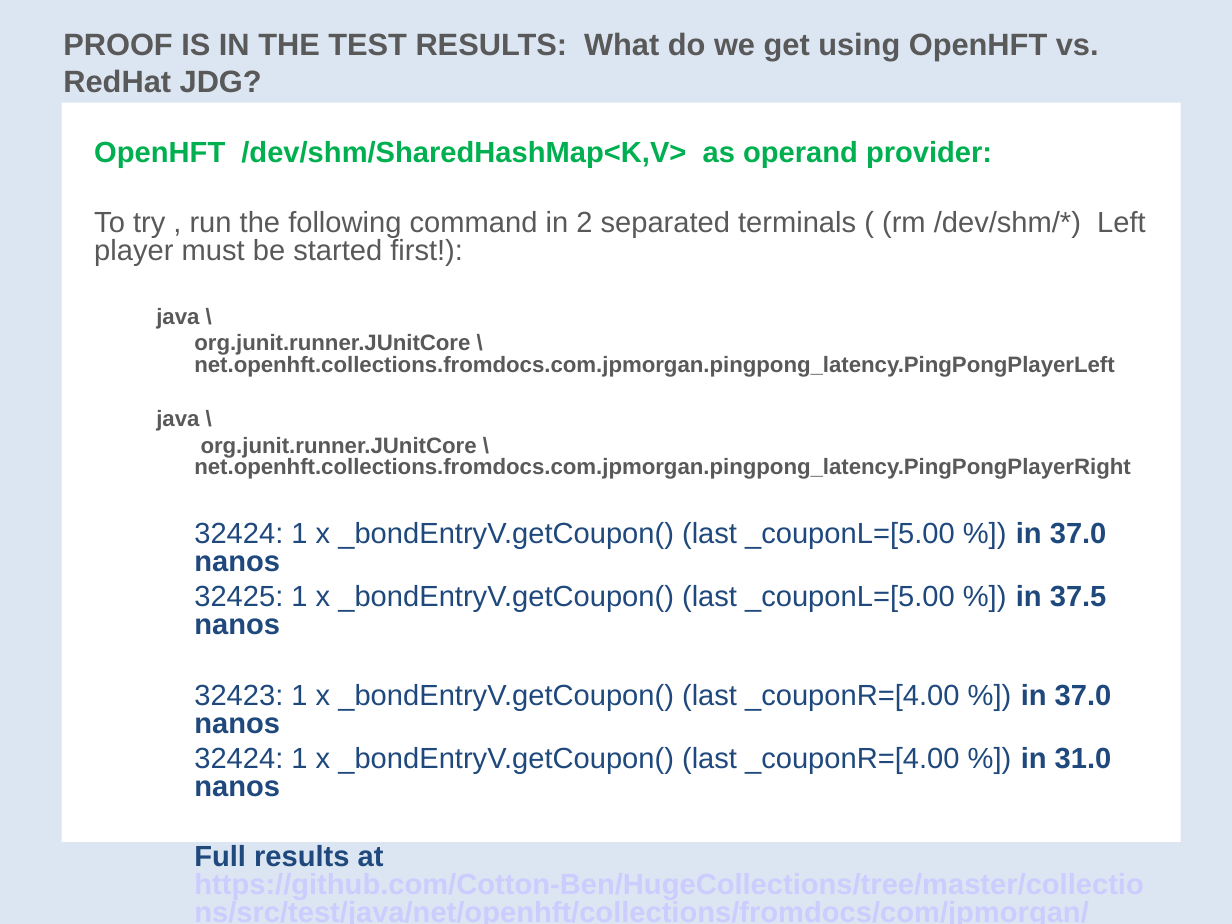
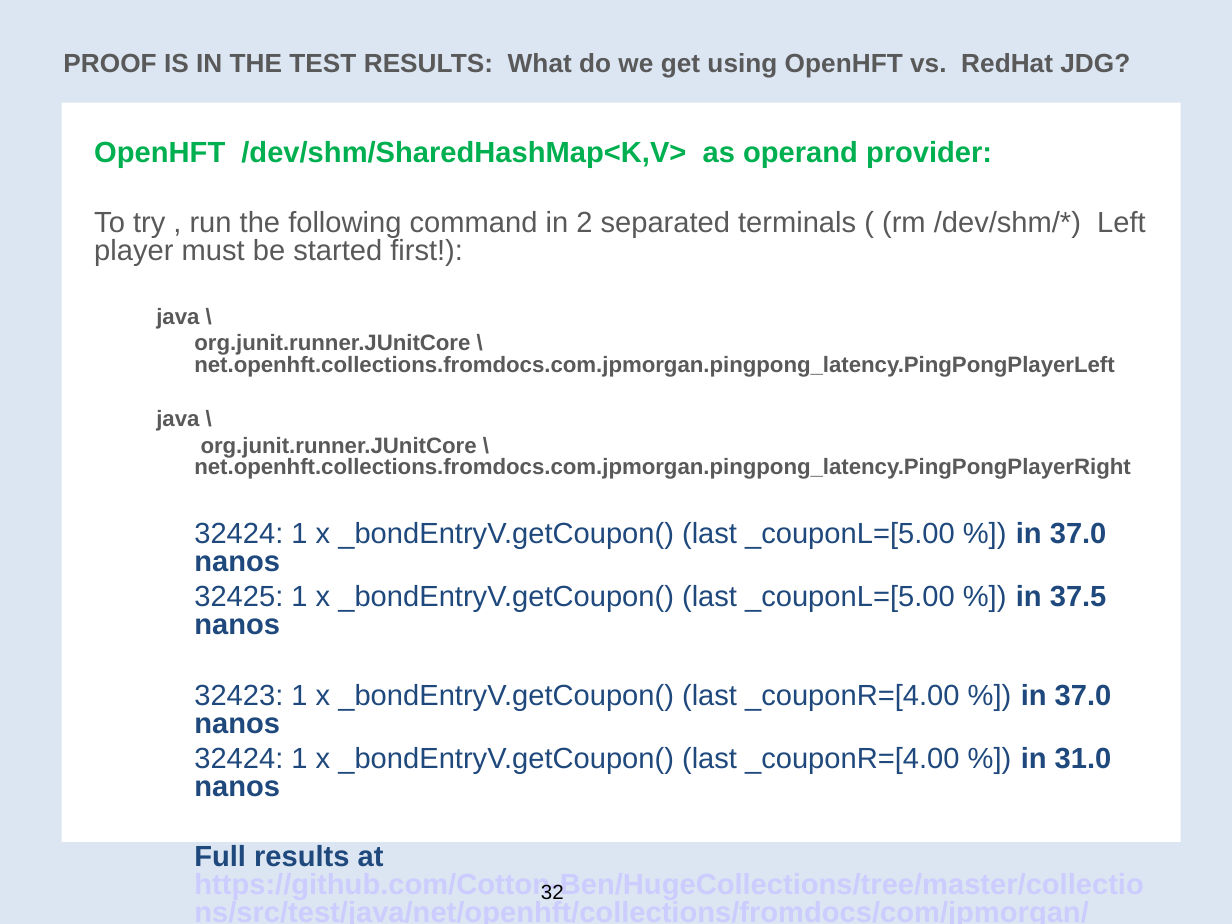
Before and after one commit to Cotton-Ben/OpenHFT, a slide deck: slide 32 of doc/Ben-Peter-Sarah-UPDATED=_HaZelcast-2015-JAN-27_PRES.ppt. Drawn at 1232x924 pixels with LibreOffice and Linux fonts; fonts in the diff are those of the drawing; background and template pictures are left out. Boxes give left, top, right and bottom in pixels: in the first picture for what was removed or moved away, otherwise in the second. Text is boxed around its words. In the diff, an @@ line names an element or a change of style, - is before the commit and + after.

```diff
--- a/doc/Ben-Peter-Sarah-UPDATED=_HaZelcast-2015-JAN-27_PRES.ppt
+++ b/doc/Ben-Peter-Sarah-UPDATED=_HaZelcast-2015-JAN-27_PRES.ppt
@@ text "PROOF IS IN THE TEST ..." at (63,53,1130,77): size 18 to 15.3 pt @@
@@ text added at (541,884,564,900), 12 pt, text #000000 @@
+32
```
Also in this commit, not shown: 34 other slides changed, 2 slides added, 2 slides removed.
